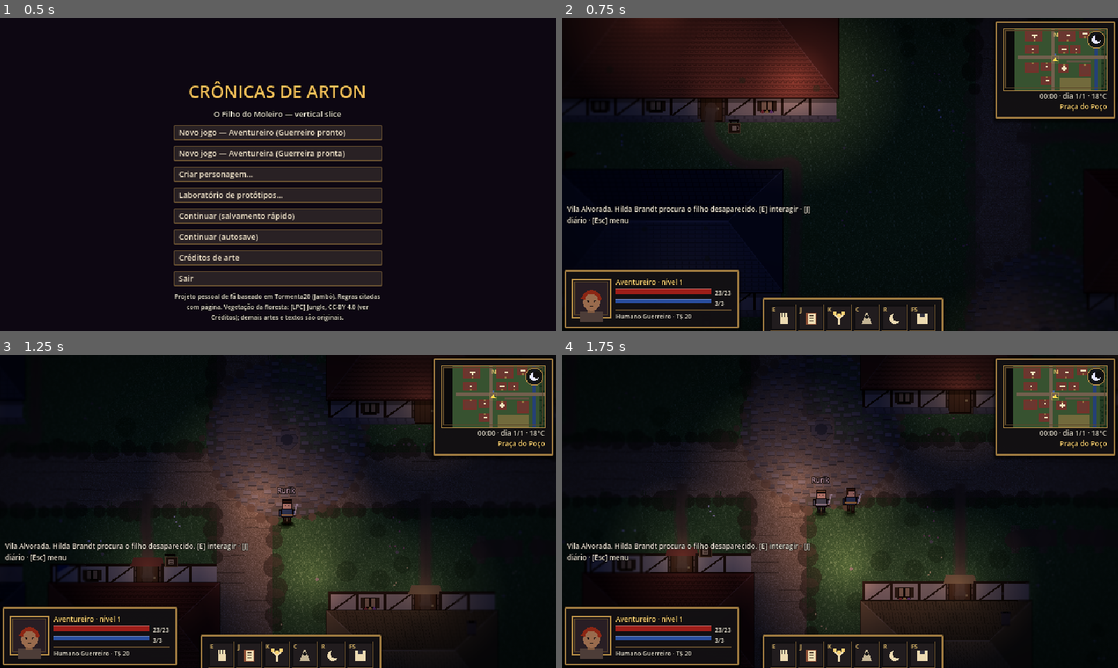
Above: before the commit, frames 1-4 (two rows, left to right).
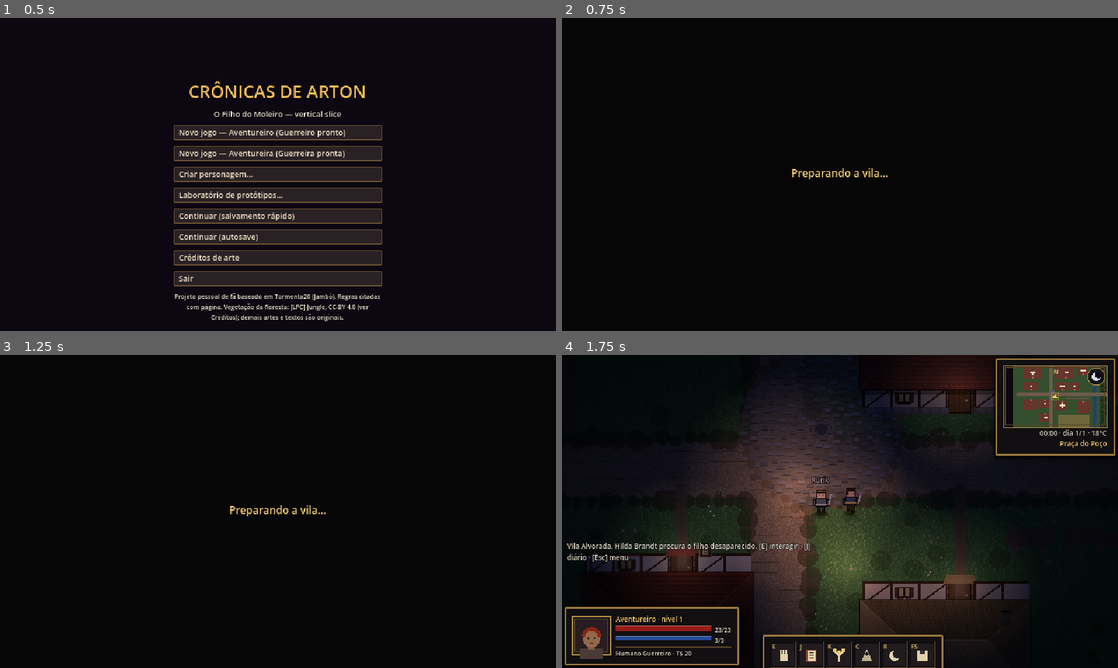
Above: after the commit, the same moments.

Repository: Vihtones/Cronicas-de-arton-1
Game: Godot game, scene res://scenes/main.tscn
Two runs of this game, one before a commit and one after it. Both use one fixed random seed, a clock stepped at 60 frames per second and the inputs below.
Inputs (mouse positions are in pixels of both pictures, inside the frame that each line leads up to):
- Up to frame 1 (0.5 s): no input
- Up to frame 2 (0.75 s): click "Novo jogo — Aventureiro (Guer…" at 0.5 s
- Up to frame 3 (1.25 s): no input
- Up to frame 4 (1.75 s): tap Enter at 1.25, 1.35 s; move the mouse to (962, 495) at 1.27 s; hold D (move_right) from 1.28 s (still down); click (962, 495) at 1.42 s; tap Space at 1.52 s

Frame 1 is identical in both runs. In frame 2, 26% of the frame differs, in the area x 0-100%, y 0-100%; in frame 3, 37%, in the area x 0-100%, y 1-100%; in frame 4, 0.3%.

Commit message:
0.7.0: Godot 4.7.2, fim da cintilação, eventos da vila, árvore de poderes, casas, caminhos, figurantes, HUD
Co-Authored-By: Claude Opus 5.5 <noreply@anthropic.com>
Claude-Session: https://claude.ai/code/session_01HZtRiEACHZcGjMf5GEYDgx

Diff:
--- a/project.godot
+++ b/project.godot
@@ -6,7 +6,7 @@
 config/name="Crônicas de Arton"
 config/description="RPG 2D top-down inspirado em Tormenta20 — vertical slice em construção."
 run/main_scene="res://scenes/main.tscn"
-config/features=PackedStringArray("4.3", "GL Compatibility")
+config/features=PackedStringArray("4.7", "GL Compatibility")
 run/max_fps=60
 
 [autoload]
--- a/src/domain/rules/character_sheet.gd
+++ b/src/domain/rules/character_sheet.gd
@@ -195,7 +195,7 @@
 	s.pv_max = int(d.pv_max); s.pv = int(d.pv); s.pm_max = int(d.pm_max); s.pm = int(d.pm)
 	s.defense_base = int(d.defense_base); s.defense_fixed = int(d.defense_fixed); s.speed_m = float(d.speed_m)
 	s.attacks.clear()
-	for a in d.attacks: s.attacks.append(a)
+	for a in d.attacks: s.attacks.append(_int_fields(a))
 	s.conditions = PackedStringArray(d.conditions); s.stable = bool(d.stable)
 	s.senses = PackedStringArray(d.get("senses", []))
 	s.habilidades = PackedStringArray(d.get("habilidades", []))
@@ -263,3 +263,16 @@
 	s.habilidades = PackedStringArray(c.get("habilidades", []))
 	s.source_rule = rule_id
 	return s
+
+
+## JSON devolve números como float; na Godot 4.7 isso aparece no salvamento (19 vira 19.0).
+## Campos inteiros dos ataques voltam a int para o jogo carregado ser idêntico ao salvo.
+const _ATTACK_INT_KEYS := ["margem", "mult", "alcance_q", "bonus_fixo", "derrubar"]
+
+
+static func _int_fields(a: Dictionary) -> Dictionary:
+	var out := a.duplicate(true)
+	for k in _ATTACK_INT_KEYS:
+		if out.has(k) and out[k] is float:
+			out[k] = int(out[k])
+	return out
--- a/src/domain/world_state.gd
+++ b/src/domain/world_state.gd
@@ -4,7 +4,7 @@
 ## Módulos são registrados; os opcionais podem ser desligados sem impedir o boot (§5).
 
 const SCHEMA_VERSION := 2
-const CONTENT_VERSION := "0.6.0"
+const CONTENT_VERSION := "0.7.0"
 const MAX_DERIVED_PER_COMMIT := 4096
 
 var revision: int = 0
--- a/src/presentation/art/building_layer.gd
+++ b/src/presentation/art/building_layer.gd
@@ -35,6 +35,8 @@
 var _smokes: Array = []
 var _last_night := -1.0
 var _mills: Array = []
+static var _tex_cache: Dictionary = {}   # id do prédio -> [ImageTexture, posição]
+signal baked
 
 
 func _init() -> void:
@@ -104,6 +106,7 @@
 	for b in buildings:
 		(b.node as CanvasItem).queue_redraw()
 		(b.fnode as CanvasItem).queue_redraw()
+	call_deferred("_bake_roofs")
 
 
 func _roof_rect(b: Dictionary) -> Rect2:
@@ -156,7 +159,10 @@
 		var a := move_toward(float(b.alpha), target, delta * 4.0)
 		if a != b.alpha:
 			b.alpha = a
-			(b.node as CanvasItem).queue_redraw()
+			if b.has("sprite"):
+				(b.sprite as Sprite2D).modulate.a = a
+			else:
+				(b.node as CanvasItem).queue_redraw()
 	# vento leva a fumaça (direção vem do domínio do clima)
 	var w: WeatherModule = Game.world.modules.weather
 	var wind := float(w.region.get("wind", 0.2))
@@ -179,8 +185,61 @@
 
 
 func _draw_roof_on(ci: CanvasItem, b: Dictionary) -> void:
+	if b.has("sprite"):
+		return   # já assado em textura
 	_ci = ci
 	_draw_roof(b)
+
+
+## Telhados assados em textura (uma vez): milhares de traços de palha/telha por quadro viravam
+## carga de desenho que, no renderizador de compatibilidade, chegou a apagar pedaços da tela.
+## A transparência ao entrar na casa passa a ser o modulate do sprite.
+func _bake_roofs() -> void:
+	if DisplayServer.get_name() == "headless":
+		baked.emit()
+		return
+	for b in buildings:
+		if b.has("sprite") or not is_instance_valid(b.node):
+			continue
+		if _tex_cache.has(b.id):
+			_attach_roof(b, _tex_cache[b.id][0], _tex_cache[b.id][1])
+			continue
+		var rr := _roof_rect(b)
+		var bounds := Rect2(rr.position - Vector2(6, 58), rr.size + Vector2(12, 72)).abs()
+		bounds.position = bounds.position.floor()
+		bounds.size = bounds.size.ceil()
+		var vp := SubViewport.new()
+		vp.size = Vector2i(bounds.size)
+		vp.transparent_bg = true
+		vp.render_target_update_mode = SubViewport.UPDATE_ONCE
+		var painter := Node2D.new()
+		painter.position = -bounds.position
+		var copy: Dictionary = b.duplicate()
+		copy.alpha = 1.0
+		painter.draw.connect(func(): _ci = painter; _draw_roof(copy))
+		vp.add_child(painter)
+		add_child(vp)
+		await RenderingServer.frame_post_draw
+		await RenderingServer.frame_post_draw
+		var img := vp.get_texture().get_image()
+		vp.queue_free()
+		if img == null or img.is_empty() or not is_instance_valid(b.node):
+			continue
+		_tex_cache[b.id] = [ImageTexture.create_from_image(img), bounds.position]
+		_attach_roof(b, _tex_cache[b.id][0], bounds.position)
+	baked.emit()
+
+
+func _attach_roof(b: Dictionary, tex: Texture2D, pos: Vector2) -> void:
+	var spr := Sprite2D.new()
+	spr.name = "TelhadoAssado_" + str(b.id)
+	spr.texture = tex
+	spr.centered = false
+	spr.position = pos
+	spr.modulate.a = float(b.alpha)
+	(b.node as Node).add_child(spr)
+	b["sprite"] = spr
+	(b.node as CanvasItem).queue_redraw()
 
 
 func _draw_mill_on(ci: CanvasItem, b: Dictionary) -> void:
@@ -212,17 +271,17 @@
 	var y0 := rr.position.y
 	var y1 := rr.end.y
 	var ym := y0 + rr.size.y * 0.42
-	var inset := minf(rr.size.y * 0.45, rr.size.x * 0.35)
+	var inset := minf(rr.size.y * 0.45, rr.size.x * 0.5 - 2.0)
 	var north := PackedVector2Array([Vector2(x0, y0), Vector2(x1, y0), Vector2(x1 - inset, ym), Vector2(x0 + inset, ym)])
 	var south := PackedVector2Array([Vector2(x0 + inset, ym), Vector2(x1 - inset, ym), Vector2(x1, y1), Vector2(x0, y1)])
 	var west := PackedVector2Array([Vector2(x0, y0), Vector2(x0 + inset, ym), Vector2(x0, y1)])
 	var east := PackedVector2Array([Vector2(x1, y0), Vector2(x1, y1), Vector2(x1 - inset, ym)])
 	# sombra projetada do beiral sobre a fachada e o chão
 	_ci.draw_rect(Rect2(Vector2(x0 + 2, y1), Vector2(rr.size.x - 4, 6)), Color(0, 0, 0, 0.32 * a))
-	_ci.draw_colored_polygon(north, Color(cols[0], a))
-	_ci.draw_colored_polygon(south, Color(cols[1], a))
-	_ci.draw_colored_polygon(west, Color(cols[2], a))
-	_ci.draw_colored_polygon(east, Color((cols[2] as Color).darkened(0.12), a))
+	_poly(north, Color(cols[0], a))
+	_poly(south, Color(cols[1], a))
+	_poly(west, Color(cols[2], a))
+	_poly(east, Color((cols[2] as Color).darkened(0.12), a))
 	var seed := absi(hash(b.id))
 	# textura: fiadas de telha/ardósia, ou palha em feixes
 	var step := 5.0 if kind != "palha" else 4.0
@@ -271,7 +330,7 @@
 		var bp := Vector2(x0 + 10, y0 + 2)
 		_ci.draw_line(bp, bp + Vector2(0, -22), Color(0.3, 0.22, 0.14, a), 2.0)
 		var wave := sin(Time.get_ticks_msec() / 300.0) * 2.0
-		_ci.draw_colored_polygon(PackedVector2Array([bp + Vector2(1, -22), bp + Vector2(15, -20 + wave), bp + Vector2(1, -13)]), Color(st.banner, a))
+		_poly(PackedVector2Array([bp + Vector2(1, -22), bp + Vector2(15, -20 + wave), bp + Vector2(1, -13)]), Color(st.banner, a))
 
 
 func _course(kind: String, lx: float, rx: float, y: float, row: int, col: Color, seed: int) -> void:
@@ -304,7 +363,7 @@
 	_ci.draw_rect(Rect2(c + Vector2(-9, -26), Vector2(18, 26)), Color(0.2, 0.18, 0.18, 0.6 * a), false, 1.0)
 	_ci.draw_rect(Rect2(c + Vector2(-4, -21), Vector2(8, 9)), Color(0.1, 0.09, 0.1, a))   # abertura do sino
 	_ci.draw_circle(c + Vector2(0, -14), 2.5, Color(0.75, 0.6, 0.25, a))
-	_ci.draw_colored_polygon(PackedVector2Array([c + Vector2(-11, -26), c + Vector2(11, -26), c + Vector2(0, -42)]), Color(0.3, 0.33, 0.39, a))
+	_poly(PackedVector2Array([c + Vector2(-11, -26), c + Vector2(11, -26), c + Vector2(0, -42)]), Color(0.3, 0.33, 0.39, a))
 	_ci.draw_line(c + Vector2(0, -42), c + Vector2(0, -48), Color(0.8, 0.7, 0.35, a), 1.0)
 	_ci.draw_circle(c + Vector2(0, -49), 1.5, Color(0.9, 0.78, 0.4, a))
 
@@ -318,7 +377,7 @@
 		var n := Vector2(-d.y, d.x)
 		var tip := c + d * 44.0
 		_ci.draw_line(c, tip, wood, 2.0)
-		_ci.draw_colored_polygon(PackedVector2Array([c + d * 12.0, tip, tip + n * 9.0, c + d * 12.0 + n * 9.0]), cloth)
+		_poly(PackedVector2Array([c + d * 12.0, tip, tip + n * 9.0, c + d * 12.0 + n * 9.0]), cloth)
 		_ci.draw_line(c + d * 12.0 + n * 9.0, tip + n * 9.0, wood, 1.0)
 	_ci.draw_circle(c, 4.0, Color(0.25, 0.18, 0.12, a))
 
@@ -339,7 +398,7 @@
 			# lintel e soleira; porta de cima ganha um alpendre
 			draw_rect_on(Rect2(x - 2, y - 1, 36, 4), beam)
 			if b.door_top:
-				_ci.draw_colored_polygon(PackedVector2Array([Vector2(x - 4, y + 3), Vector2(x + 36, y + 3), Vector2(x + 32, y - 7), Vector2(x, y - 7)]), (ROOF_COLORS[st.get("roof", "palha")][1] as Color))
+				_poly(PackedVector2Array([Vector2(x - 4, y + 3), Vector2(x + 36, y + 3), Vector2(x + 32, y - 7), Vector2(x, y - 7)]), (ROOF_COLORS[st.get("roof", "palha")][1] as Color))
 			continue
 		var plinth := 8.0
 		draw_rect_on(Rect2(x, y, TILE, TILE - plinth), wall)
@@ -396,7 +455,7 @@
 			_ci.draw_rect(Rect2(c + Vector2(-4, -2), Vector2(8, 2)), ink)
 			_ci.draw_rect(Rect2(c + Vector2(-1, 0), Vector2(3, 3)), ink)
 		"escudo":
-			_ci.draw_colored_polygon(PackedVector2Array([c + Vector2(-3, -3), c + Vector2(3, -3), c + Vector2(3, 0), c + Vector2(0, 4), c + Vector2(-3, 0)]), ink)
+			_poly(PackedVector2Array([c + Vector2(-3, -3), c + Vector2(3, -3), c + Vector2(3, 0), c + Vector2(0, 4), c + Vector2(-3, 0)]), ink)
 		"pergaminho":
 			_ci.draw_rect(Rect2(c + Vector2(-3, -3), Vector2(6, 6)), ink)
 			_ci.draw_line(c + Vector2(-2, -1), c + Vector2(2, -1), wood, 1.0)
@@ -406,3 +465,12 @@
 			for k in 3:
 				_ci.draw_circle(c + Vector2(-1.5, -2 + k * 2), 1.0, ink)
 				_ci.draw_circle(c + Vector2(1.5, -2 + k * 2), 1.0, ink)
+
+
+## Polígono só é desenhado se for válido. Um polígono degenerado (pontos repetidos ou colineares)
+## falha na triangulação e, no renderizador de compatibilidade, corrompia o lote de desenho:
+## pedaços da tela ficavam pretos por alguns quadros.
+func _poly(pts: PackedVector2Array, col: Color) -> void:
+	if pts.size() < 3 or Geometry2D.triangulate_polygon(pts).is_empty():
+		return
+	_ci.draw_colored_polygon(pts, col)
--- a/src/presentation/art/path_dressing.gd
+++ b/src/presentation/art/path_dressing.gd
@@ -21,6 +21,8 @@
 var _wet := -1.0
 var _trails: Array = []          # Array[PackedVector2Array]
 var _chunks: Array = []
+static var _tex_cache: Dictionary = {}   # Rect2i -> ImageTexture (o mapa é estático: assa uma vez por sessão)
+signal baked
 const CHUNK := 16
 
 
@@ -267,6 +269,7 @@
 ## chegava a perder pedaços da tela (blocos pretos). Sem renderização (headless) mantém o desenho vivo.
 func _bake_chunks() -> void:
 	if DisplayServer.get_name() == "headless":
+		baked.emit()
 		return
 	var gen := _chunks.duplicate()
 	for ch in gen:
@@ -277,6 +280,9 @@
 			var args: Array = (c.callable as Callable).get_bound_arguments()
 			if args.size() == 2 and args[1] is Rect2i: area = args[1]
 		if area.size == Vector2i.ZERO:
+			continue
+		if _tex_cache.has(area):
+			_swap_chunk(ch, area, _tex_cache[area])
 			continue
 		var vp := SubViewport.new()
 		vp.size = area.size * TILE
@@ -297,13 +303,19 @@
 		vp.queue_free()
 		if img == null or img.is_empty():
 			continue
-		var spr := Sprite2D.new()
-		spr.name = "ChaoAssado_%d_%d" % [area.position.x, area.position.y]
-		spr.texture = ImageTexture.create_from_image(img)
-		spr.centered = false
-		spr.position = Vector2(area.position * TILE)
-		var idx := (ch as Node).get_index()
-		add_child(spr)
-		move_child(spr, idx)
-		_chunks[_chunks.find(ch)] = spr
-		(ch as Node).queue_free()
+		_tex_cache[area] = ImageTexture.create_from_image(img)
+		_swap_chunk(ch, area, _tex_cache[area])
+	baked.emit()
+
+
+func _swap_chunk(ch: Node, area: Rect2i, tex: Texture2D) -> void:
+	var spr := Sprite2D.new()
+	spr.name = "ChaoAssado_%d_%d" % [area.position.x, area.position.y]
+	spr.texture = tex
+	spr.centered = false
+	spr.position = Vector2(area.position * TILE)
+	var idx := ch.get_index()
+	add_child(spr)
+	move_child(spr, idx)
+	_chunks[_chunks.find(ch)] = spr
+	ch.queue_free()
--- a/src/presentation/main.gd
+++ b/src/presentation/main.gd
@@ -87,6 +87,11 @@
 	world_view.dressed = VegetationLayer.dressed_tiles(veg_plan)
 	world_view.build()
 	vegetation.build(Game.db, veg_plan)
+	# cobre a tela enquanto chão e telhados são assados em textura (uma vez por sessão)
+	ui.show_loading(true)
+	_bakes_left = 2
+	if not paths.baked.is_connected(_bake_done): paths.baked.connect(_bake_done)
+	if not buildings.baked.is_connected(_bake_done): buildings.baked.connect(_bake_done)
 	paths.build(Game.db, world_view)
 	buildings.build(Game.db)
 	life.rebuild()
@@ -239,3 +244,12 @@
 			else:
 				npc_layer.sync_all()
 				life.prefill()
+
+
+var _bakes_left := 0
+
+
+func _bake_done() -> void:
+	_bakes_left -= 1
+	if _bakes_left <= 0:
+		ui.show_loading(false)
--- a/src/presentation/ui/ui_root.gd
+++ b/src/presentation/ui/ui_root.gd
@@ -1278,3 +1278,29 @@
 		_update_debug()
 	if Game.mode == Game.Mode.COMBAT:
 		update_combat_bar()
+
+
+# --- Tela de preparo ---------------------------------------------------------------------------
+var _loading: ColorRect
+
+
+func show_loading(on: bool) -> void:
+	if _loading == null:
+		_loading = ColorRect.new()
+		_loading.color = Color(0.03, 0.025, 0.03)
+		_loading.set_anchors_preset(Control.PRESET_FULL_RECT)
+		_loading.mouse_filter = Control.MOUSE_FILTER_STOP
+		var l := _label("Preparando a vila...", 12)
+		l.position = Vector2(0, 170)
+		l.size = Vector2(640, 20)
+		l.horizontal_alignment = HORIZONTAL_ALIGNMENT_CENTER
+		l.add_theme_color_override("font_color", Color(0.98, 0.82, 0.45))
+		_loading.add_child(l)
+		add_child(_loading)
+	if on:
+		_loading.modulate.a = 1.0
+		_loading.visible = true
+	else:
+		var tw := create_tween()
+		tw.tween_property(_loading, "modulate:a", 0.0, 0.4)
+		tw.tween_callback(func(): _loading.visible = false)
--- a/tests/unit/test_world_state.gd
+++ b/tests/unit/test_world_state.gd
@@ -41,4 +41,4 @@
 	var s1 := JSON.stringify(w.to_snapshot())
 	var w2 := WorldState.new()
 	w2.from_snapshot(JSON.parse_string(s1))
-	eq(JSON.stringify(w2.to_snapshot()), s1, "snapshot idêntico após round-trip")
+	eq(WorldHelpers.norm(w2.to_snapshot()), WorldHelpers.norm(JSON.parse_string(s1)), "snapshot idêntico após round-trip")
--- a/tests/unit/world_helpers.gd
+++ b/tests/unit/world_helpers.gd
@@ -30,4 +30,22 @@
 
 
 static func snap(w: WorldState) -> String:
-	return JSON.stringify(w.to_snapshot(), "", true)
+	return norm(w.to_snapshot())
+
+
+## Texto canônico de um dado: JSON não distingue 1 de 1.0, e a Godot 4.7 escreve 1.0 onde a 4.3
+## escrevia 1. Converte todo número para float antes de comparar (mesmo valor = mesmo texto).
+static func norm(v: Variant) -> String:
+	return JSON.stringify(_floats(JSON.parse_string(JSON.stringify(v))), "", true)
+
+
+static func _floats(v: Variant) -> Variant:
+	if v is Dictionary:
+		var d := {}
+		for k in v: d[k] = _floats(v[k])
+		return d
+	if v is Array:
+		return (v as Array).map(func(x): return _floats(x))
+	if v is int:
+		return float(v)
+	return v
Not shown, changed: assets/approved/vegetacao/lpc_jungle/veg_floresta_arbusto_de_folhas_recortadas_a_v01.png.import
Not shown, changed: assets/approved/vegetacao/lpc_jungle/veg_floresta_arbusto_de_folhas_recortadas_b_v01.png.import
Not shown, changed: assets/approved/vegetacao/lpc_jungle/veg_floresta_arvore_antiga_com_raizes_entrelacadas_v01.png.import
Not shown, changed: assets/approved/vegetacao/lpc_jungle/veg_floresta_arvore_com_cipos_pendentes_v01.png.import
Not shown, changed: assets/approved/vegetacao/lpc_jungle/veg_floresta_arvore_de_copa_compacta_v01.png.import
Not shown, changed: assets/approved/vegetacao/lpc_jungle/veg_floresta_arvore_de_copa_em_patamares_v01.png.import
Not shown, changed: assets/approved/vegetacao/lpc_jungle/veg_floresta_arvore_de_copa_horizontal_v01.png.import
Not shown, changed: assets/approved/vegetacao/lpc_jungle/veg_floresta_arvore_de_raizes_expostas_v01.png.import
Not shown, changed: assets/approved/vegetacao/lpc_jungle/veg_floresta_arvore_de_tronco_bifurcado_v01.png.import
Not shown, changed: assets/approved/vegetacao/lpc_jungle/veg_floresta_arvore_delgada_com_trepadeira_v01.png.import
Not shown, changed: assets/approved/vegetacao/lpc_jungle/veg_floresta_arvore_inclinada_v01.png.import
Not shown, changed: assets/approved/vegetacao/lpc_jungle/veg_floresta_arvore_retorcida_com_cipos_v01.png.import
(and 131 more such lines)
